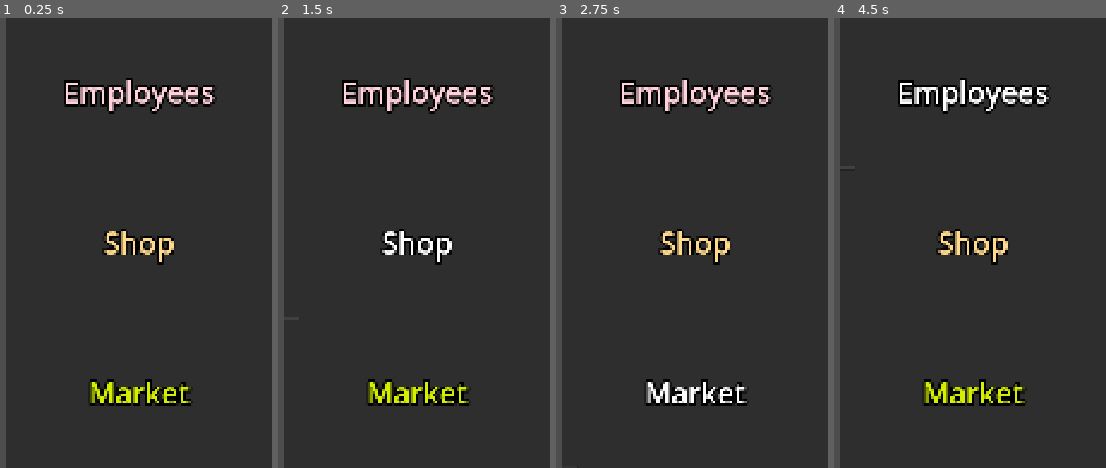
Above: before the commit, frames 1-4 (left to right).
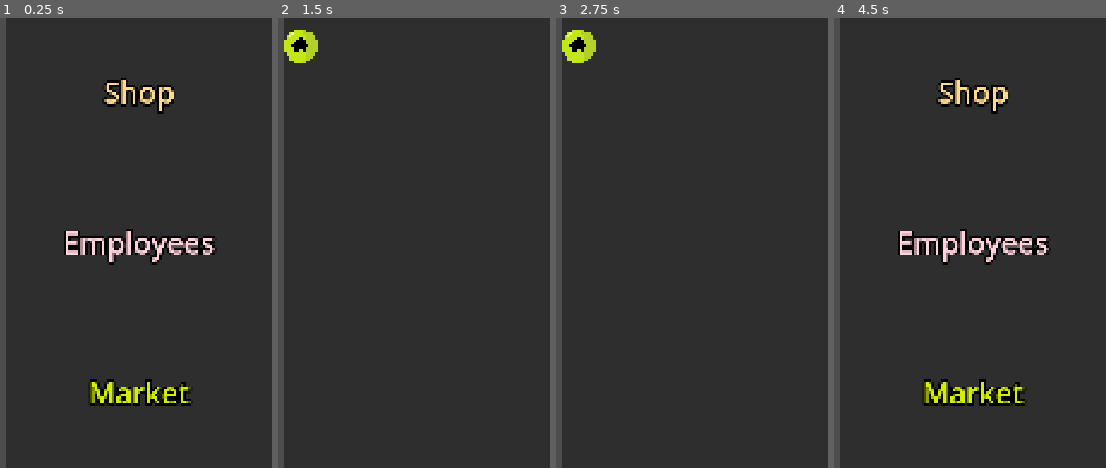
Above: after the commit, the same moments.

Repository: terebigeemu/usydjam
Game: Godot game, scene res://scenes/UI.tscn
Same seed, same stepped clock (60 frames per second), same inputs: the game is played once before the commit and once after it.
Inputs (mouse positions are in pixels of both pictures, inside the frame that each line leads up to):
- Up to frame 1 (0.25 s): no input
- Up to frame 2 (1.5 s): click "Employees" at 0.5 s; click (416, 243) at 1.25 s, where only the run before the commit has a clickable "Shop"
- Up to frame 3 (2.75 s): click (694, 391) at 2 s, where only the run before the commit has a clickable "Market"
- Up to frame 4 (4.5 s): click (855, 45) at 2.77 s; click "Shop" at 3.5 s; click (855, 45) at 4.27 s

The runs differ from the first frame. In frame 1, 5.0% of the frame differs, in the area x 23-80%, y 13-55%; in frame 2, 5.8%, in the area x 2-80%, y 2-87%; in frame 3, 5.8%; in frame 4, 5.0%.

Commit message:
Shop page and employee page now have home buttons, connected to main menu

Diff:
--- /dev/null
+++ b/scenes/ItemTable.tscn
@@ -0,0 +1,3 @@
+[gd_scene format=3 uid="uid://dxk7bln4rt0n5"]
+
+[node name="ItemTable" type="PanelContainer" unique_id=1590233290]
--- a/scenes/UI.tscn
+++ b/scenes/UI.tscn
@@ -1,6 +1,7 @@
 [gd_scene format=3 uid="uid://bvfa18ddvvaon"]
 
 [ext_resource type="Script" uid="uid://b4eh34uyoaj51" path="res://scripts/ui.gd" id="1_dj8aq"]
+[ext_resource type="Texture2D" uid="uid://daxeu2jb62n32" path="res://assets/HomeBtnSprite.png" id="2_ro3t7"]
 
 [node name="UI" type="CanvasLayer" unique_id=1826785090]
 script = ExtResource("1_dj8aq")
@@ -14,14 +15,29 @@
 grow_horizontal = 2
 grow_vertical = 2
 offset_transform_enabled = true
+mouse_filter = 2
 
 [node name="MarginContainer" type="MarginContainer" parent="PanelContainer" unique_id=281203841]
 layout_mode = 2
+mouse_filter = 2
 
-[node name="VBoxContainer" type="VBoxContainer" parent="PanelContainer/MarginContainer" unique_id=176046976]
+[node name="MainMenu" type="VBoxContainer" parent="PanelContainer/MarginContainer" unique_id=176046976]
+visible = false
 layout_mode = 2
+mouse_filter = 2
 
-[node name="Employees" type="MenuButton" parent="PanelContainer/MarginContainer/VBoxContainer" unique_id=1341166046]
+[node name="ShopBtn" type="MenuButton" parent="PanelContainer/MarginContainer/MainMenu" unique_id=1611310431]
+layout_mode = 2
+size_flags_vertical = 3
+theme_override_colors/font_color = Color(0.9999997, 0.8563485, 0.55233353, 1)
+theme_override_colors/font_hover_color = Color(0, 0, 0, 1)
+theme_override_colors/icon_hover_color = Color(0, 0, 0, 1)
+theme_override_constants/outline_size = 20
+theme_override_font_sizes/font_size = 70
+text = "Shop
+"
+
+[node name="EmployeesBtn" type="MenuButton" parent="PanelContainer/MarginContainer/MainMenu" unique_id=1341166046]
 layout_mode = 2
 size_flags_vertical = 3
 theme_override_colors/font_color = Color(1, 0.8217194, 0.86063063, 1)
@@ -31,21 +47,68 @@
 theme_override_font_sizes/font_size = 70
 text = "Employees"
 
-[node name="Shop" type="MenuButton" parent="PanelContainer/MarginContainer/VBoxContainer" unique_id=1611310431]
-layout_mode = 2
-size_flags_vertical = 3
-theme_override_colors/font_color = Color(0.9999997, 0.8563485, 0.55233353, 1)
-theme_override_colors/icon_hover_color = Color(0, 0, 0, 1)
-theme_override_constants/outline_size = 20
-theme_override_font_sizes/font_size = 70
-text = "Shop
-"
-
-[node name="Market" type="MenuButton" parent="PanelContainer/MarginContainer/VBoxContainer" unique_id=680675728]
+[node name="MarketBtn" type="MenuButton" parent="PanelContainer/MarginContainer/MainMenu" unique_id=680675728]
 layout_mode = 2
 size_flags_vertical = 3
 theme_override_colors/font_color = Color(0.83274853, 0.94195986, 0, 1)
+theme_override_colors/font_hover_color = Color(0, 0, 0, 1)
+theme_override_colors/icon_normal_color = Color(0, 0, 0, 1)
+theme_override_colors/icon_hover_color = Color(1, 1, 1, 1)
 theme_override_constants/outline_size = 20
 theme_override_font_sizes/font_size = 70
 text = "Market
 "
+
+[node name="ShopPage" type="VBoxContainer" parent="PanelContainer/MarginContainer" unique_id=1092376491]
+layout_mode = 2
+
+[node name="TopBar" type="HBoxContainer" parent="PanelContainer/MarginContainer/ShopPage" unique_id=1705407923]
+layout_mode = 2
+size_flags_vertical = 3
+
+[node name="BtnHome" type="TextureButton" parent="PanelContainer/MarginContainer/ShopPage/TopBar" unique_id=1099208062]
+custom_minimum_size = Vector2(80, 60)
+layout_mode = 2
+texture_normal = ExtResource("2_ro3t7")
+ignore_texture_size = true
+stretch_mode = 5
+
+[node name="BuySection" type="ScrollContainer" parent="PanelContainer/MarginContainer/ShopPage" unique_id=1887645602]
+layout_mode = 2
+size_flags_vertical = 3
+size_flags_stretch_ratio = 3.5
+
+[node name="BuyGrid" type="GridContainer" parent="PanelContainer/MarginContainer/ShopPage/BuySection" unique_id=1811093333]
+layout_mode = 2
+columns = 6
+
+[node name="SellSection" type="ScrollContainer" parent="PanelContainer/MarginContainer/ShopPage" unique_id=950362076]
+layout_mode = 2
+size_flags_vertical = 3
+size_flags_stretch_ratio = 3.5
+
+[node name="SellGrid" type="GridContainer" parent="PanelContainer/MarginContainer/ShopPage/SellSection" unique_id=1365918977]
+layout_mode = 2
+
+[node name="EmployeePage" type="VBoxContainer" parent="PanelContainer/MarginContainer" unique_id=1176839180]
+layout_mode = 2
+
+[node name="TopBar" type="HBoxContainer" parent="PanelContainer/MarginContainer/EmployeePage" unique_id=1830381082]
+layout_mode = 2
+size_flags_vertical = 3
+
+[node name="BtnHome" type="TextureButton" parent="PanelContainer/MarginContainer/EmployeePage/TopBar" unique_id=1595406917]
+custom_minimum_size = Vector2(80, 60)
+layout_mode = 2
+texture_normal = ExtResource("2_ro3t7")
+ignore_texture_size = true
+stretch_mode = 5
+
+[node name="EmployeeSection" type="ScrollContainer" parent="PanelContainer/MarginContainer/EmployeePage" unique_id=1161835678]
+layout_mode = 2
+size_flags_vertical = 3
+size_flags_stretch_ratio = 7.0
+
+[node name="EGrid" type="GridContainer" parent="PanelContainer/MarginContainer/EmployeePage/EmployeeSection" unique_id=1907066367]
+layout_mode = 2
+columns = 6
--- /dev/null
+++ b/scripts/ItemData.gd
@@ -0,0 +1,7 @@
+extends Resource
+class_name ItemData # This makes it show up in Godot's create menu!
+
+@export var item_name: String = "New Item"
+@export var cost: int = 0
+@export var icon: Texture2D # You can drag and drop images directly into this!
+@export_multiline var description: String = ""
--- a/scripts/ui.gd
+++ b/scripts/ui.gd
@@ -1,15 +1,78 @@
 extends CanvasLayer
-@onready var button_1 = $PanelContainer/MarginContainer/VBoxContainer/Employees
-@onready var button_2 = $PanelContainer/MarginContainer/VBoxContainer/Shop
-@onready var button_3 = $PanelContainer/MarginContainer/VBoxContainer/Market
 
+# --- MENUS ---
+@onready var main_menu = $PanelContainer/MarginContainer/MainMenu
+@onready var interface_1 = $PanelContainer/MarginContainer/ShopPage
+@onready var interface_2 = $PanelContainer/MarginContainer/EmployeePage
 
-# Called when the node enters the scene tree for the first time.
-func _ready() -> void:
+# --- BUTTONS ---
+@onready var btn_menu_1 = $PanelContainer/MarginContainer/MainMenu/ShopBtn
+@onready var btn_menu_2 = $PanelContainer/MarginContainer/MainMenu/EmployeesBtn
+#@onready var btn_nest = $PanelContainer/MarginContainer/Interface1/NestedButton
 
-	pass # Replace with function body.
+# Grab the navigation buttons (Assuming you named them consistently)
+#@onready var back_btns = [
+	#$PanelContainer/MarginContainer/Interface1/TopBar/BtnBack,
+	#$PanelContainer/MarginContainer/Interface1A/TopBar/BtnBack
+#]
+@onready var home_btns = [
+	$PanelContainer/MarginContainer/ShopPage/TopBar/BtnHome,
+	$PanelContainer/MarginContainer/EmployeePage/TopBar/BtnHome
+	#$PanelContainer/MarginContainer/Interface1A/TopBar/BtnHome
+]
 
-# Called every frame. 'delta' is the elapsed time since the previous frame.
-func _process(delta: float) -> void:
+# This array keeps track of our breadcrumbs!
+var menu_history : Array[Control] = []
+var current_menu : Control
 
-	pass
+func _ready():
+	# 1. Connect Main Menu Buttons
+	btn_menu_1.pressed.connect(func(): open_page(interface_1))
+	btn_menu_2.pressed.connect(func(): open_page(interface_2))
+	#btn_nest.pressed.connect(func(): open_page(interface_1a))
+
+	# 2. Connect all Back and Home buttons via loops to save typing
+	#for btn in back_btns:
+		#btn.pressed.connect(go_back)
+	for btn in home_btns:
+		btn.pressed.connect(go_home)
+
+	# 3. Start the game on the Main Menu
+	go_home()
+
+# --- NAVIGATION LOGIC ---
+
+func open_page(new_page: Control):
+	print("Attempting to open: ", new_page.name) # ADD THIS LINE
+	# If we are currently on a menu, add it to our history stack
+	if current_menu != null:
+		menu_history.append(current_menu)
+		current_menu.hide()
+
+	# Show the new page
+	current_menu = new_page
+	current_menu.show()
+
+func go_back():
+	# If we have a history to go back to...
+	if menu_history.size() > 0:
+		current_menu.hide()
+		# Pop the last page off the end of the array and show it
+		current_menu = menu_history.pop_back()
+		current_menu.show()
+	else:
+		# If no history is left, just go home
+		go_home()
+
+func go_home():
+	# Clear the history because we are back at the start
+	menu_history.clear()
+
+	# Hide all menus
+	main_menu.hide()
+	interface_1.hide()
+	interface_2.hide()
+
+	# Show only the main menu
+	current_menu = main_menu
+	current_menu.show()
Binary file added: assets/HomeBtnSprite.png
Not shown, added: assets/HomeBtnSprite.png.import
Not shown, added: scripts/ItemData.gd.uid
